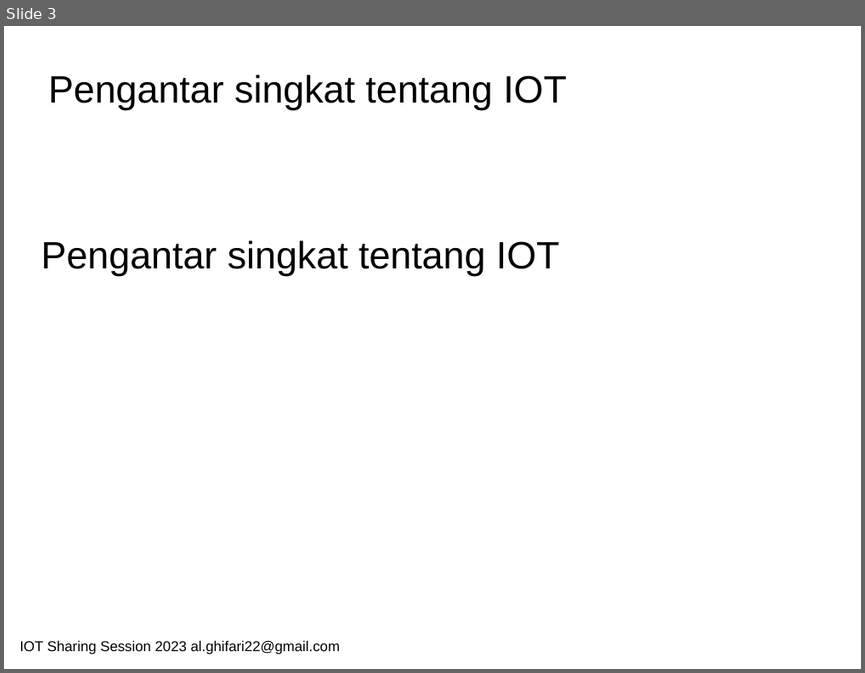
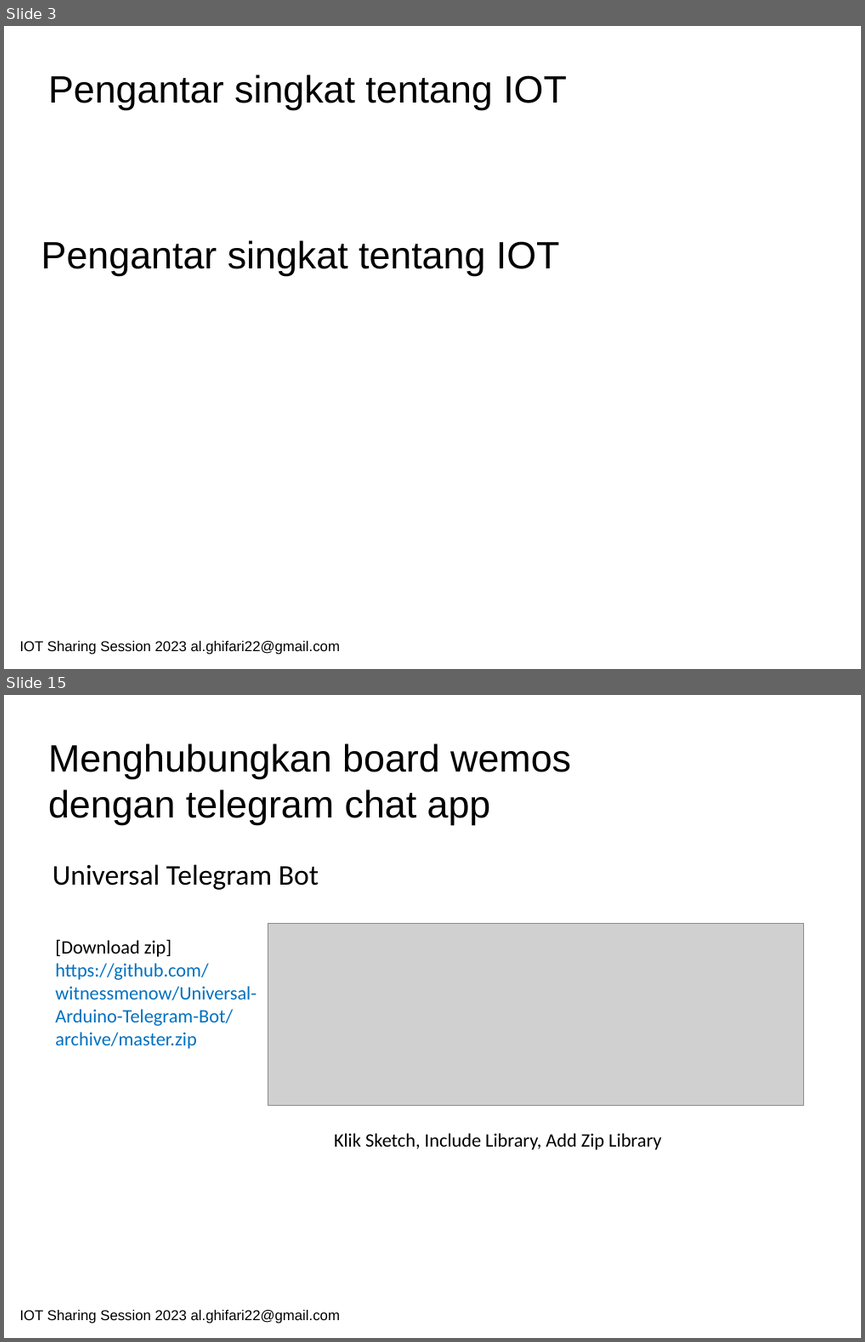
Before and after one commit to bangjii/IOT-Sharing-Telegram-Chatbot, a slide deck: IOT Sharing Session 2023 - Hudzaifah.pptx. Shown one above the other, each under a label of ours: slide 3 before the commit, slides 3 and 15 after it; the slides between them are not shown. The pictures are 865x673 and 865x1342 pixels, drawn with LibreOffice and Linux fonts; fonts in the diff are those of the drawing; grey boxes stand for pictures. Boxes give left, top, right and bottom in pixels: in the first picture for what was removed or moved away, otherwise in the second. Text is boxed around its words. In the diff, an @@ line names an element or a change of style, - is before the commit and + after.

```diff
--- a/IOT Sharing Session 2023 - Hudzaifah.pptx
+++ b/IOT Sharing Session 2023 - Hudzaifah.pptx
@@ slide 15 added at box(4, 695, 861, 1338), background #FFFFFF @@
@@ text added at box(48, 743, 571, 825), 32 pt, text #000000 @@
+Menghubungkan board wemos
+dengan telegram chat app
@@ text added at box(52, 864, 318, 890), 24 pt, text #000000 @@
+Universal Telegram Bot
@@ picture added at box(268, 924, 803, 1106) @@
@@ text added at box(55, 939, 256, 1049), 16 pt, text #0070C0 @@
+[Download zip]
+https://github.com/witnessmenow/Universal-Arduino-Telegram-Bot/archive/master.zip
@@ text added at box(334, 1133, 661, 1150), 16 pt, text #000000 @@
+Klik Sketch, Include Library, Add Zip Library
@@ text added at box(20, 1310, 340, 1323), 12 pt, text #000000 @@
+IOT Sharing Session 2023 al.ghifari22@gmail.com
```
Also in this commit, not shown: 4 slides changed, 9 other slides added, 1 slide removed.
